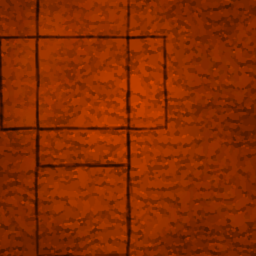
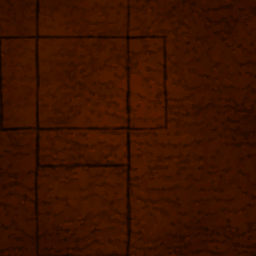
Layered file, before and after one edit (w=256, h=256). Changes by layer:
painted on "Calque 2" over [0, 0, 256, 256]
